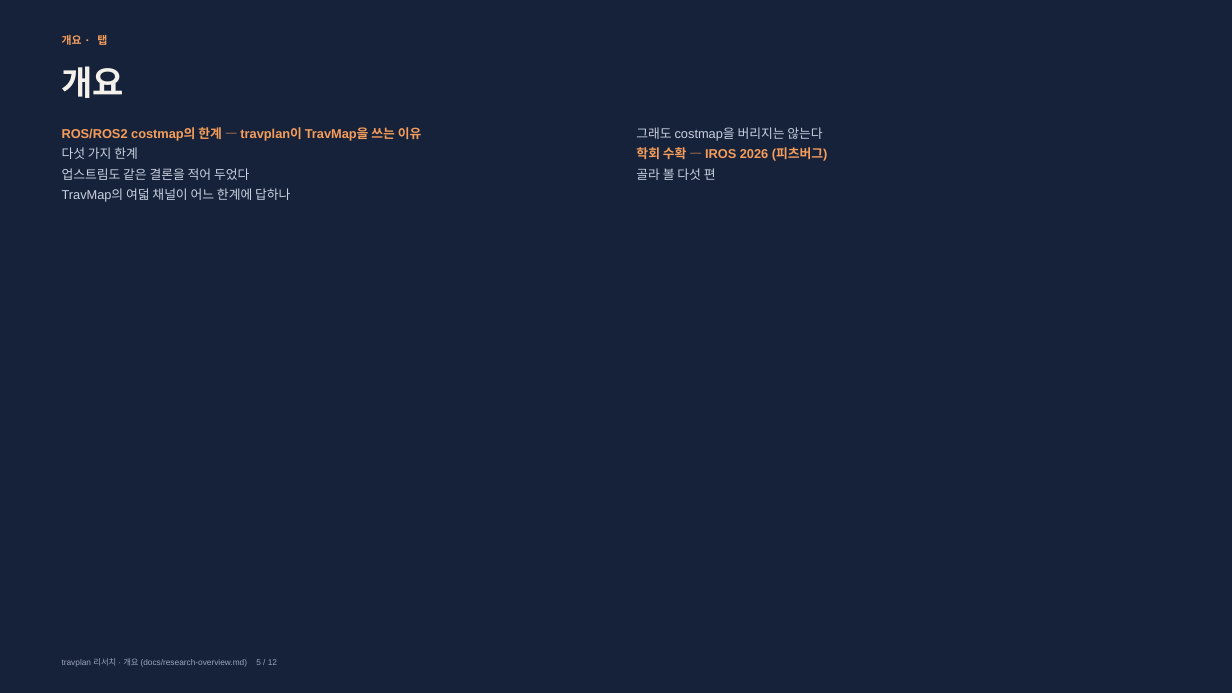
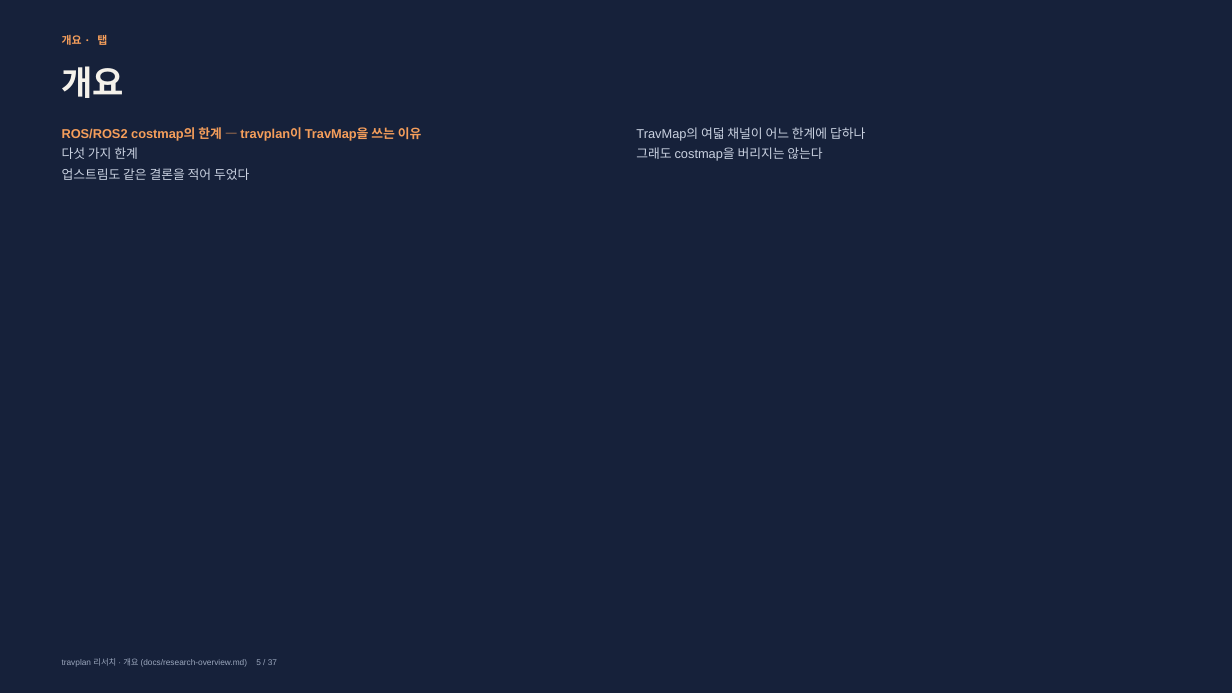
Before and after one commit to Geonhee-LEE/travplan-site, a slide deck: slide 5 of slides/research-overview/research-overview.pptx. Drawn at 1232x693 pixels with LibreOffice and Linux fonts; fonts in the diff are those of the drawing. Boxes give left, top, right and bottom in pixels: in the first picture for what was removed or moved away, otherwise in the second. Text is boxed around its words. In the diff, an @@ line names an element or a change of style, - is before the commit and + after.

```diff
--- a/slides/research-overview/research-overview.pptx
+++ b/slides/research-overview/research-overview.pptx
@@ text at bbox=[636, 127, 865, 141]: paragraph added @@
+TravMap의 여덟 채널이 어느 한계에 답하나
@@ text at bbox=[636, 147, 828, 180]: paragraphs removed @@
-학회 수확 — IROS 2026 (피츠버그)
-골라 볼 다섯 편
@@ text at bbox=[62, 188, 290, 202]: paragraph removed @@
-TravMap의 여덟 채널이 어느 한계에 답하나
```
Also in this commit, not shown: 11 other slides changed, 25 slides added, 25 other files.
